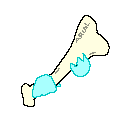
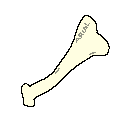
Before/after of a 120 × 120 layered artwork. What changed in the layer stack:
hid "Paint Layer 2" over left=32, top=53, right=91, bottom=98
